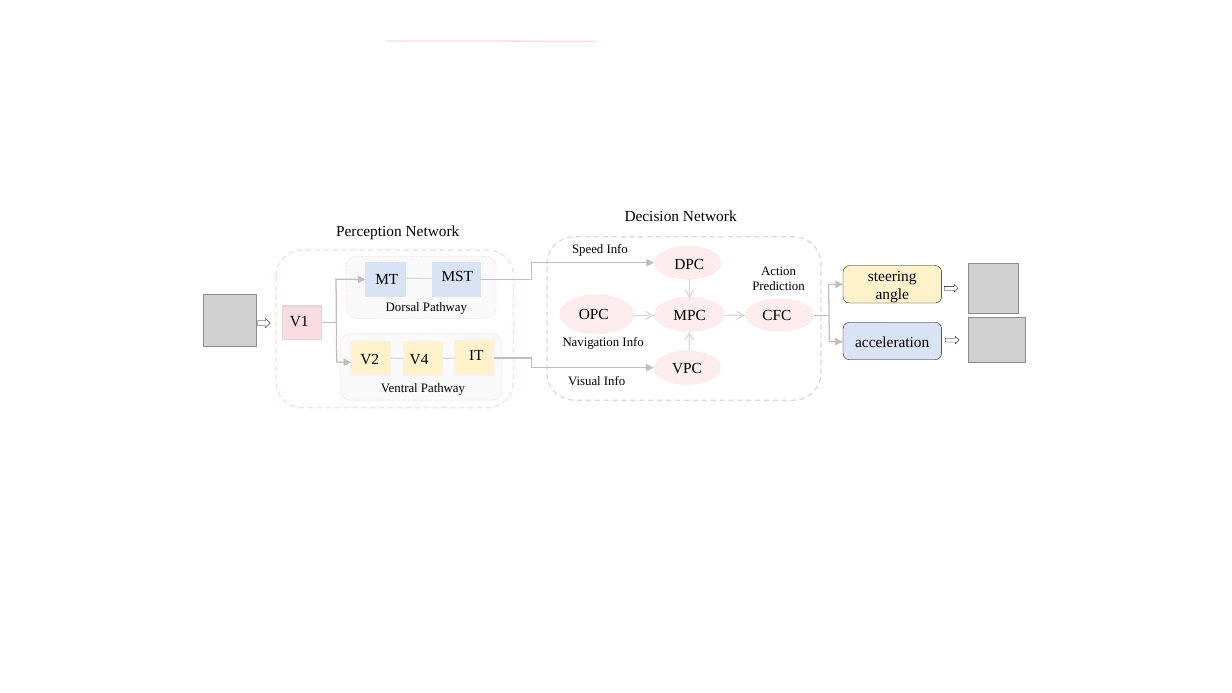
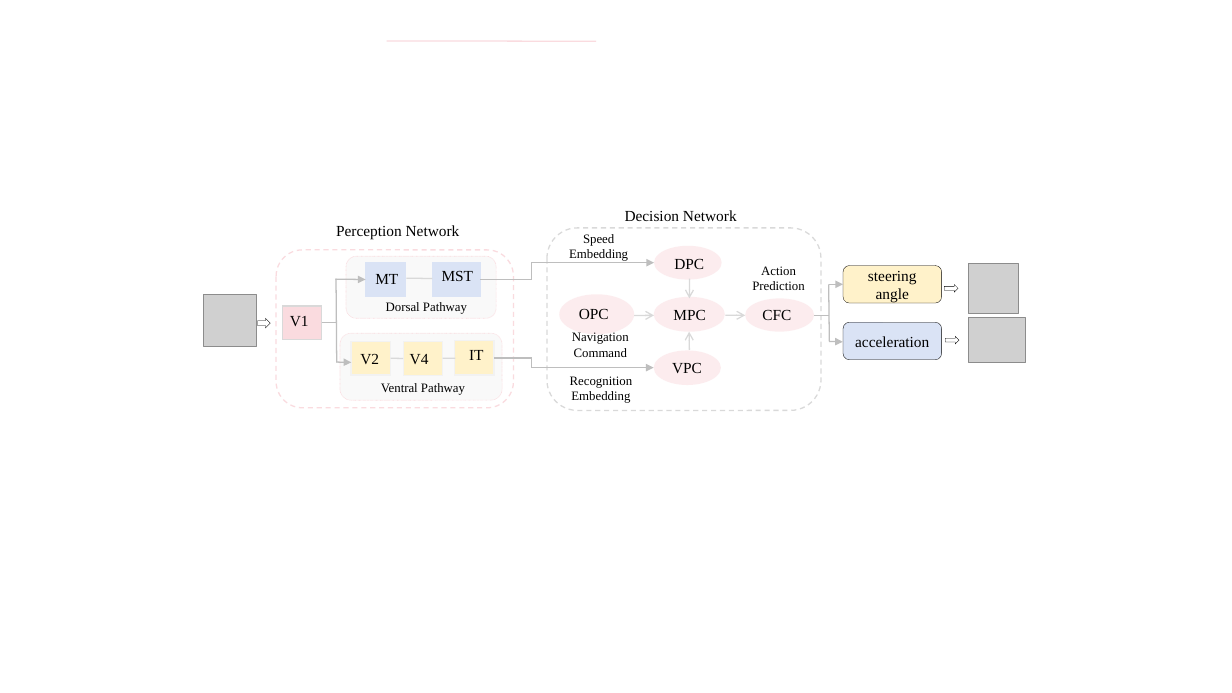
Before and after one commit to OpenHUTB/CILv2_multiview, a slide deck: slide 3 of latex/fig/brain_inspired.pptx. Drawn at 1232x693 pixels with LibreOffice and Linux fonts; fonts in the diff are those of the drawing; grey boxes stand for pictures. Boxes give left, top, right and bottom in pixels: in the first picture for what was removed or moved away, otherwise in the second. Text is boxed around its words. In the diff, an @@ line names an element or a change of style, - is before the commit and + after.

```diff
--- a/latex/fig/brain_inspired.pptx
+++ b/latex/fig/brain_inspired.pptx
@@ rounded rectangle: place and size @@
-rounded rectangle at (547,237,822,400)
+rounded rectangle at (547,228,822,411)
@@ text at (569,234,628,261): text changed @@
-Speed Info
+Speed Embedding
@@ text at (572,332,629,357): text changed @@
-Navigation Info
+Navigation Command
@@ text at (570,376,632,403): text changed @@
-Visual Info
+Recognition Embedding
```
Also in this commit, not shown: 3 other files.
